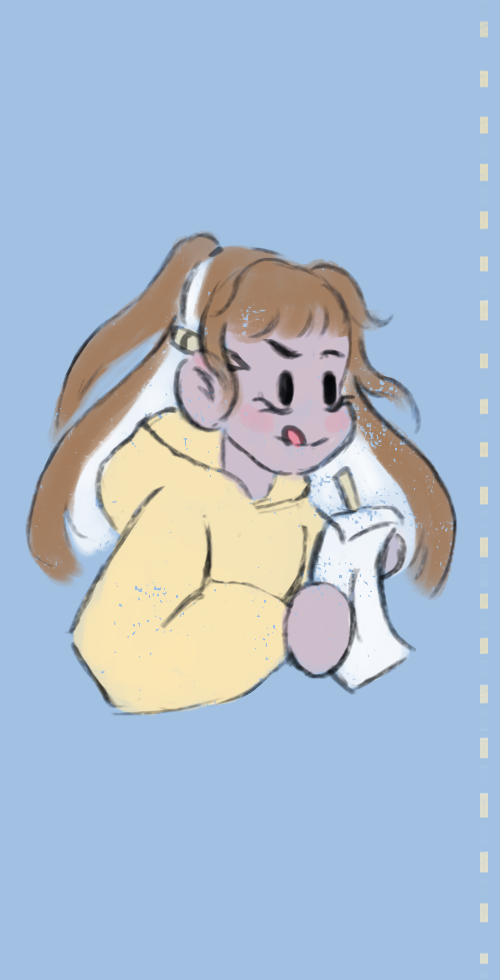
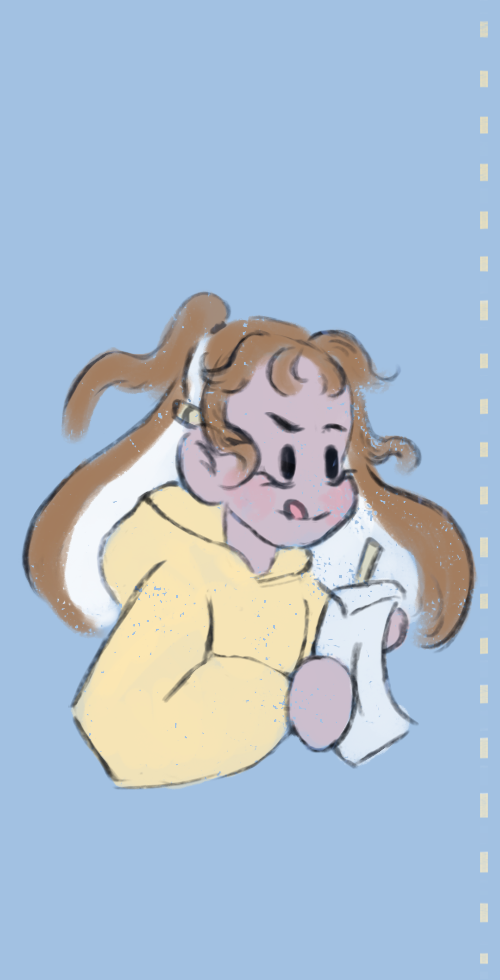
Comparing the layer stacks of the two 500x980 images. Changes:
hid group "Group 1 copy 4" (5 layers) over bbox(24, 229, 458, 718)
showed group "Group 1 copy 3" (5 layers) over bbox(21, 288, 479, 790)
